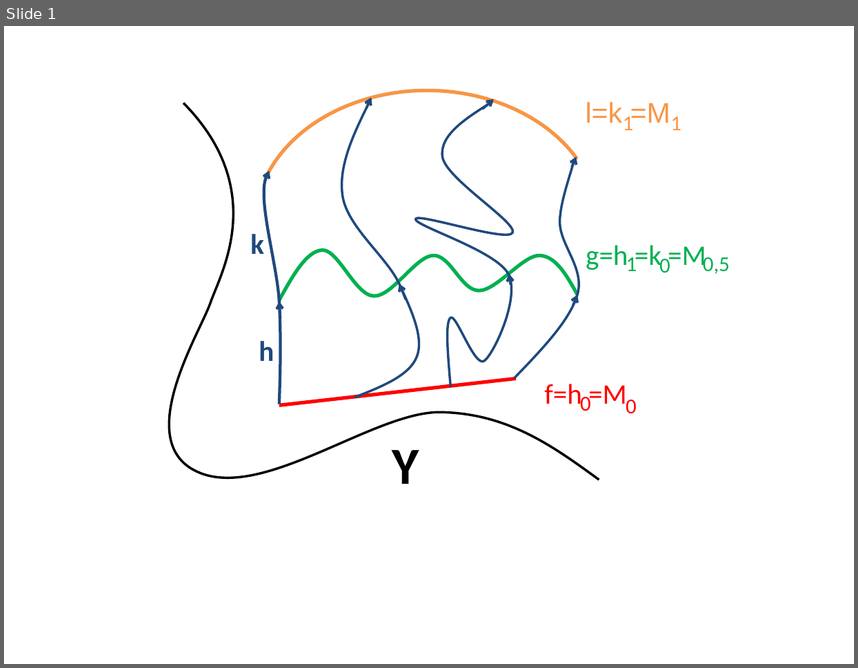
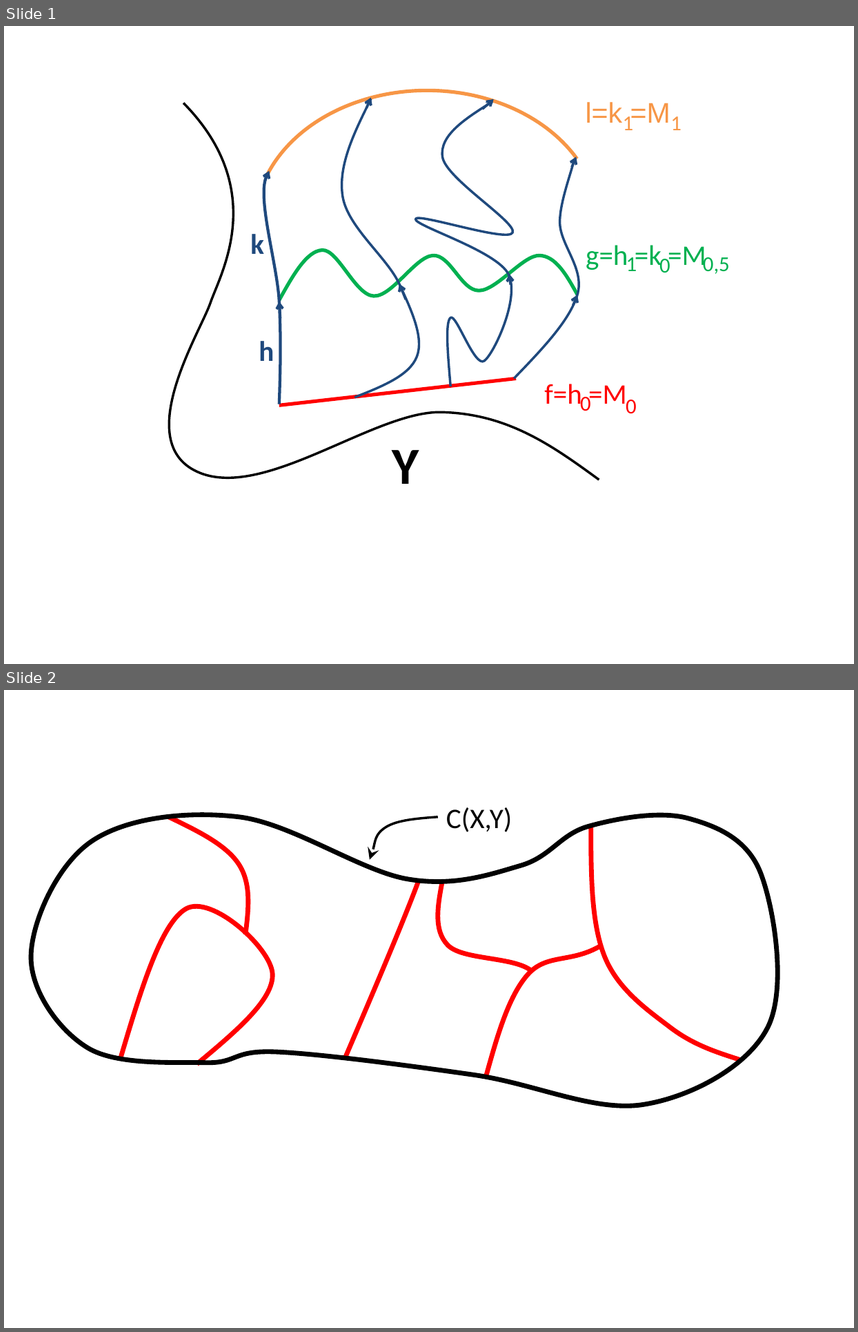
Before and after one commit to lutteropp/GeoTopo, a slide deck: images/Bilder.pptx. Shown one above the other, each under a label of ours: slide 1 before the commit, slides 1 and 2 after it. The pictures are 858x668 and 858x1332 pixels, drawn with LibreOffice and Linux fonts; fonts in the diff are those of the drawing. Boxes give left, top, right and bottom in pixels: in the first picture for what was removed or moved away, otherwise in the second. Text is boxed around its words. In the diff, an @@ line names an element or a change of style, - is before the commit and + after.

```diff
--- a/images/Bilder.pptx
+++ b/images/Bilder.pptx
@@ slide 2 added at (4,690,854,1328), background #FFFFFF @@
@@ group added at (31,807,777,1105): 8 freeform shapes, 1 text @@
+C(X,Y)
```
Also in this commit, not shown: 11 other slides added, 13 other files.
